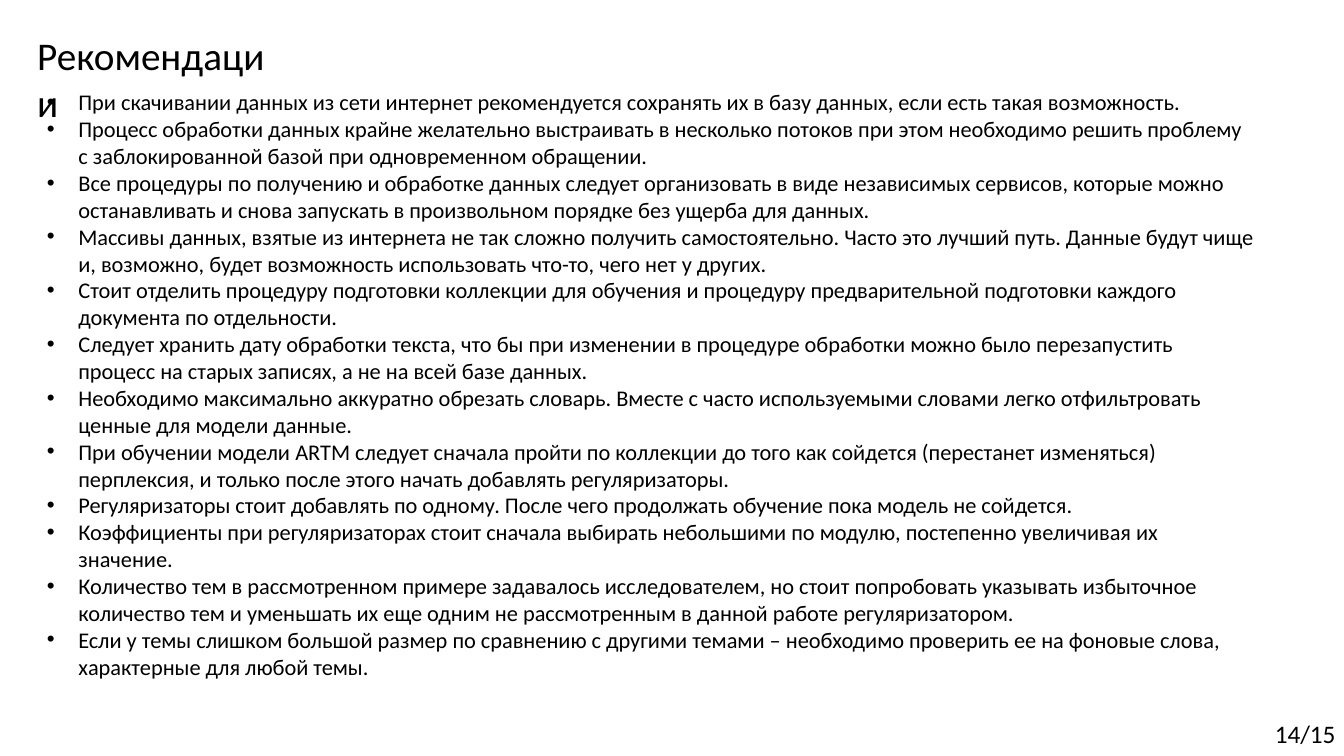
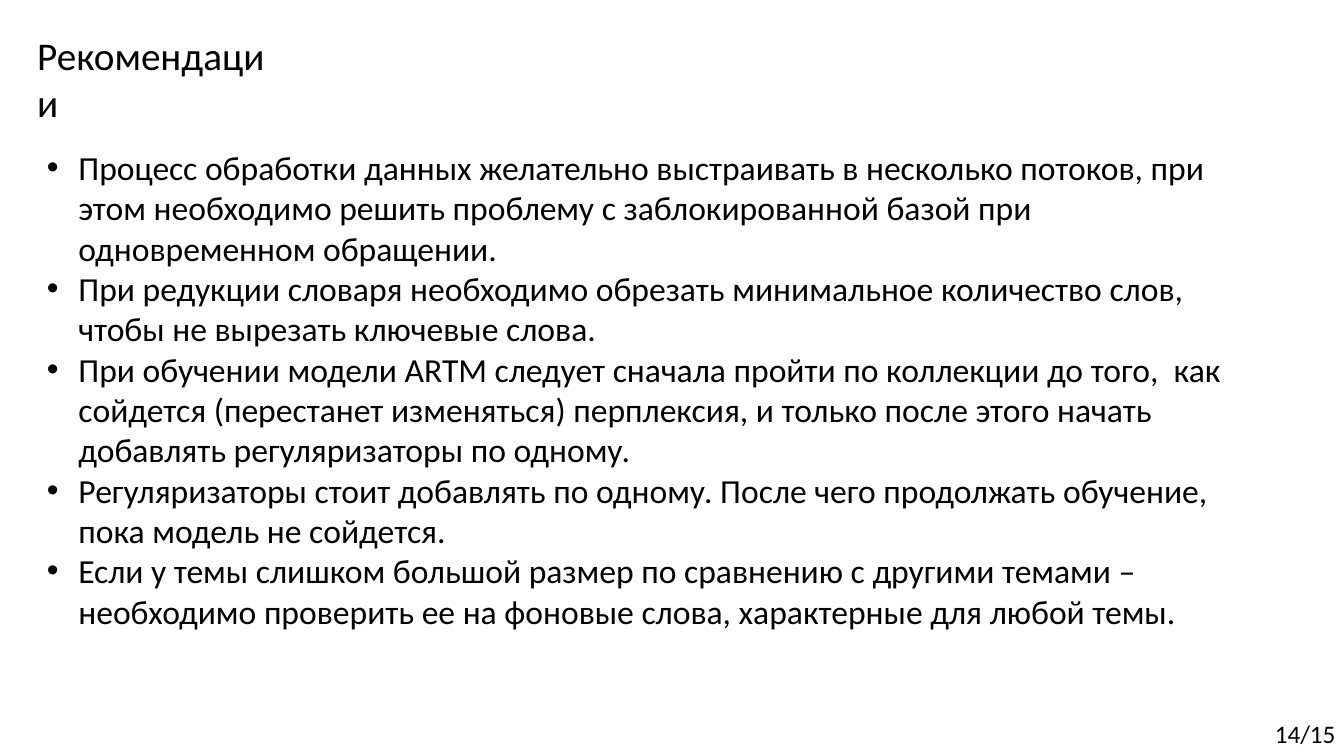
Before and after one commit to Kirmark/bachelor-qualification-work, a slide deck: slide 14 of presentation/presentation.pptx. Drawn at 1344x756 pixels with LibreOffice and Linux fonts; fonts in the diff are those of the drawing. Boxes give left, top, right and bottom in pixels: in the first picture for what was removed or moved away, otherwise in the second. Text is boxed around its words. In the diff, an @@ line names an element or a change of style, - is before the commit and + after.

```diff
--- a/presentation/presentation.pptx
+++ b/presentation/presentation.pptx
@@ text "Процесс обработки данных желательно выстраивать ..." moved from (x1=78, y1=95, x2=1253, y2=679) to (x1=78, y1=157, x2=1221, y2=630) @@
@@ text at (x1=78, y1=157, x2=1221, y2=549): text changed; size 16 to 24 pt @@
-• При скачивании данных из сети интернет рекомендуется сохранять их в базу данных, если есть такая возможность.
-• Процесс обработки данных крайне желательно выстраивать в несколько потоков при этом необходимо решить проблему с заблокированной базой при одновременном обращении.
-• Все процедуры по получению и обработке данных следует организовать в виде независимых сервисов, которые можно останавливать и снова запускать в произвольном порядке без ущерба для данных.
-• Массивы данных, взятые из интернета не так сложно получить самостоятельно. Часто это лучший путь. Данные будут чище и, возможно, будет возможность использовать что-то, чего нет у других.
-• Стоит отделить процедуру подготовки коллекции для обучения и процедуру предварительной подготовки каждого документа по отдельности.
-• Следует хранить дату обработки текста, что бы при изменении в процедуре обработки можно было перезапустить процесс на старых записях, а не на всей базе данных.
-• Необходимо максимально аккуратно обрезать словарь. Вместе с часто используемыми словами легко отфильтровать ценные для модели данные.
-• При обучении модели ARTM следует сначала пройти по коллекции до того как сойдется (перестанет изменяться) перплексия, и только после этого начать добавлять регуляризаторы.
-• Регуляризаторы стоит добавлять по одному. После чего продолжать обучение пока модель не сойдется.
-• Коэффициенты при регуляризаторах стоит сначала выбирать небольшими по модулю, постепенно увеличивая их значение.
-• Количество тем в рассмотренном примере задавалось исследователем, но стоит попробовать указывать избыточное количество тем и уменьшать их еще одним не рассмотренным в данной работе регуляризатором.
+• Процесс обработки данных желательно выстраивать в несколько потоков, при этом необходимо решить проблему с заблокированной базой при одновременном обращении.
+• При редукции словаря необходимо обрезать минимальное количество слов, чтобы не вырезать ключевые слова.
+• При обучении модели ARTM следует сначала пройти по коллекции до того, как сойдется (перестанет изменяться) перплексия, и только после этого начать добавлять регуляризаторы по одному.
+• Регуляризаторы стоит добавлять по одному. После чего продолжать обучение, пока модель не сойдется.
@@ text at (x1=78, y1=560, x2=1175, y2=630): size 16 to 24 pt in "Если у темы слишком большой размер по ..." @@
```
Also in this commit, not shown: 8 other slides changed, 15 other files.
